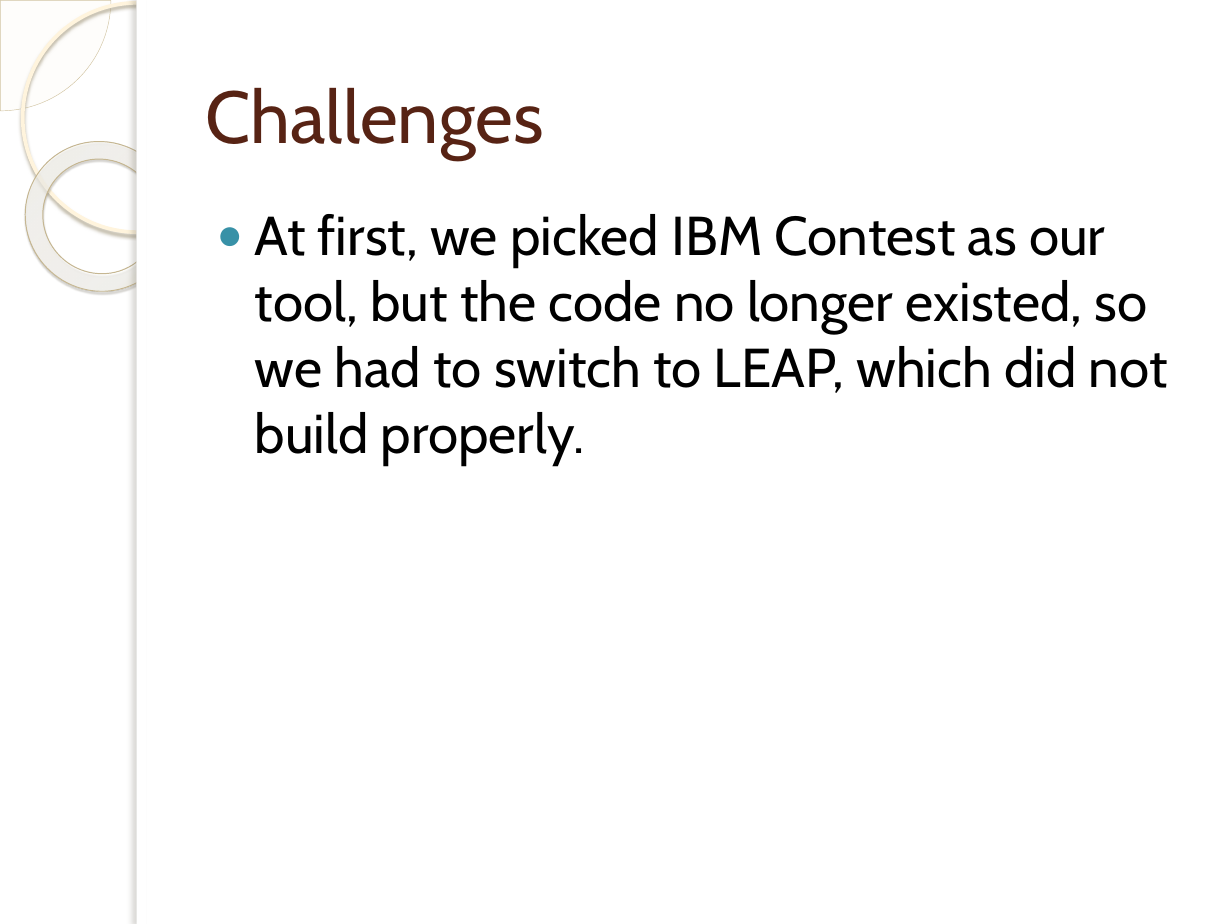
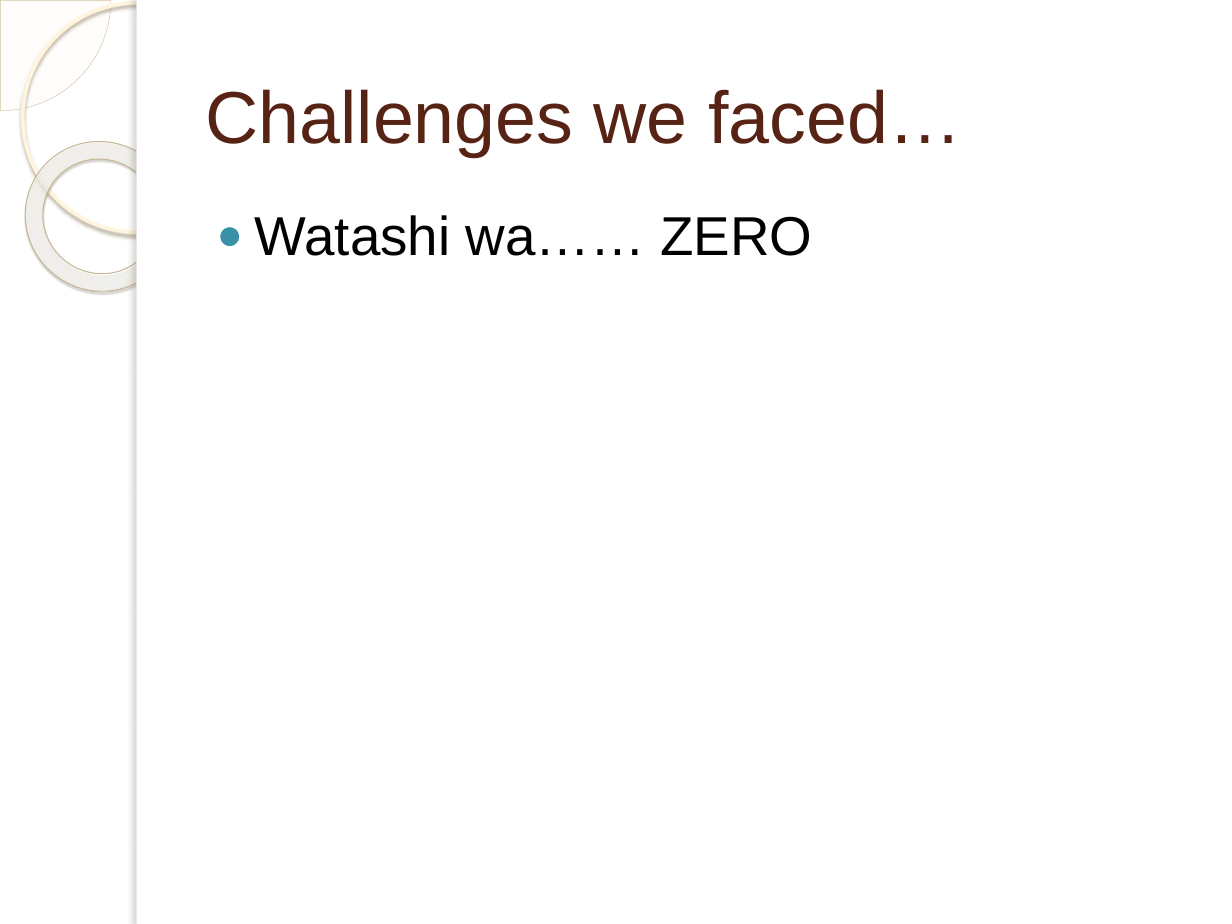
Before and after one commit to curtislu/CS356Projects, a slide deck: slide 6 of roadrunner.pptx. Drawn at 1232x924 pixels with LibreOffice and Linux fonts; fonts in the diff are those of the drawing; background and template pictures are left out. Boxes give left, top, right and bottom in pixels: in the first picture for what was removed or moved away, otherwise in the second. Text is boxed around its words. In the diff, an @@ line names an element or a change of style, - is before the commit and + after.

Commit message:
Watashi wa....... ZERO
ZERO-SAMAAAAAAAAAAAAAAAAAAAAAAAAAA

```diff
--- a/roadrunner.pptx
+++ b/roadrunner.pptx
@@ title at box(206, 89, 961, 157): text changed; font Cabin to Arial @@
-Challenges
+Challenges we faced…
@@ text at box(255, 215, 812, 256): text changed; font Cabin to Arial @@
-● At first, we picked IBM Contest as our tool, but the code no longer existed, so we had to switch to LEAP, which did not build properly.
+● Watashi wa…… ZERO
```
Also in this commit, not shown: 4 other slides changed, 1 slide added, 1 slide removed.
